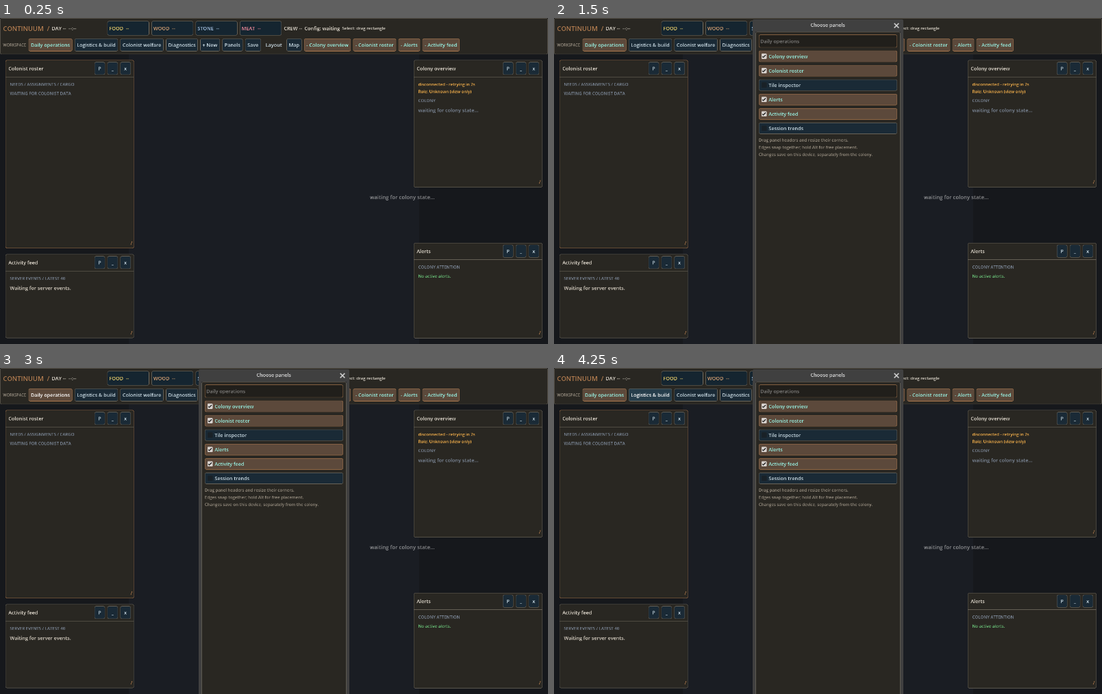
Above: before the commit, frames 1-4 (two rows, left to right).
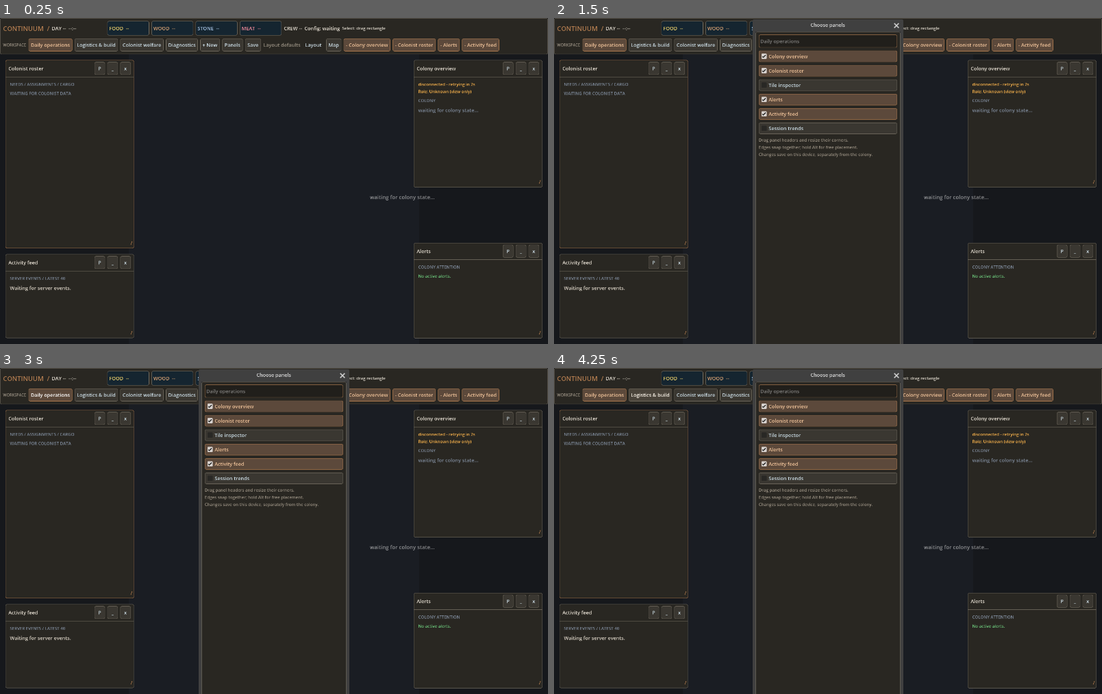
Above: after the commit, the same moments.

Repository: iMithrellas/continuum
Game: Godot game, scene res://scenes/main.tscn
Two runs of this game, one before a commit and one after it. Both use one fixed random seed, a clock stepped at 60 frames per second and the inputs below.
Inputs:
- Up to frame 1 (0.25 s): no input
- Up to frame 2 (1.5 s): click "Panels" at 0.5 s; click "+ New" at 1.25 s
- Up to frame 3 (3 s): click "+ New" at 2 s; click "Daily operations" at 2.75 s
- Up to frame 4 (4.25 s): click "Logistics & build" at 3.5 s

The runs differ from the first frame. In frame 1, 2.6% of the frame differs, in the area x 5-99%, y 6-77%; in frame 2, 3.5%; in frame 3, 3.5%; in frame 4, 3.5%.

Commit message:
fix(client): complete runtime ui scaling

Diff:
--- a/client/godot/scripts/client_settings.gd
+++ b/client/godot/scripts/client_settings.gd
@@ -10,6 +10,7 @@
 var font_size := DEFAULT_FONT_SIZE
 var server_host := ""
 var database := ""
+var last_load_status := "missing"
 
 static func path_from_args(fallback := SAVE_PATH) -> String:
 	for argument: String in OS.get_cmdline_user_args():
@@ -17,14 +18,20 @@
 			return argument.substr("--settings-file=".length())
 	return fallback
 
-func load_from(path := path_from_args()) -> bool:
+func load_from(path := path_from_args()) -> String:
 	var config := ConfigFile.new()
-	if config.load(path) != OK:
-		return true
+	var error := config.load(path)
+	if error == ERR_FILE_NOT_FOUND:
+		last_load_status = "missing"
+		return last_load_status
+	if error != OK:
+		last_load_status = "unreadable"
+		return last_load_status
 	font_size = clampi(int(config.get_value("ui", "font_size", DEFAULT_FONT_SIZE)), MIN_FONT_SIZE, MAX_FONT_SIZE)
 	server_host = _safe_string(config.get_value("server", "host", ""))
 	database = _safe_string(config.get_value("server", "database", ""))
-	return true
+	last_load_status = "loaded"
+	return last_load_status
 
 func save_to(path := path_from_args()) -> Error:
 	var config := ConfigFile.new()
--- a/client/godot/scripts/colony_map.gd
+++ b/client/godot/scripts/colony_map.gd
@@ -362,9 +362,9 @@
 		draw_rect(rect, Color("151920"))
 		draw_rect(rect, colour, false, 2.0)
 		var text := ContinuumResourceKind.parse_enum_name(stack.kind.value).left(1).to_upper()
-		var font_size := clampi(int(cell * 0.30), 8, 12)
-		draw_string(_font, rect.position + Vector2(1, rect.size.y * 0.5 + font_size * 0.35),
-				text, HORIZONTAL_ALIGNMENT_CENTER, rect.size.x - 2, font_size, colour)
+		var font_size := metrics.font(clampf(cell * 0.30, 8, 12))
+		draw_string(_font, rect.position + Vector2(metrics.px(1), rect.size.y * 0.5 + font_size * 0.35),
+				text, HORIZONTAL_ALIGNMENT_CENTER, rect.size.x - metrics.px(2), font_size, colour)
 
 
 func _draw_delivery_routes(origin: Vector2, cell: float) -> void:
--- a/client/godot/scripts/deck_theme.gd
+++ b/client/godot/scripts/deck_theme.gd
@@ -28,13 +28,13 @@
 	result.set_stylebox("panel", "PanelContainer", box(INK))
 	for type: String in ["Button", "OptionButton", "MenuButton"]:
 		for state: String in ["normal", "hover", "pressed", "disabled"]:
-			var color: Color = {"normal": Color("1a2a36"), "hover": Color("263e4c"),
+			var color: Color = {"normal": Color("3a3731"), "hover": Color("4a443b"),
 				"pressed": Color("5c493b"), "disabled": Color("332f2a")}[state]
 			result.set_stylebox(state, type, box(color, ACCENT if state == "pressed" else LINE, metrics.px(6)))
 		result.set_stylebox("focus", type, box(Color.TRANSPARENT, ACCENT, 0))
 		result.set_color("font_color", type, Color("cbdce5"))
-		result.set_color("font_hover_color", type, Color.WHITE)
-		result.set_color("font_pressed_color", type, Color("98f2e4"))
+		result.set_color("font_hover_color", type, Color("fff8ed"))
+		result.set_color("font_pressed_color", type, Color("f0c39a"))
 		result.set_color("font_disabled_color", type, Color("627782"))
 	result.set_stylebox("normal", "LineEdit", box(Color("211f1b")))
 	result.set_stylebox("focus", "LineEdit", box(Color("211f1b"), ACCENT))
--- a/client/godot/scripts/main.gd
+++ b/client/godot/scripts/main.gd
@@ -103,10 +103,11 @@
 var _speed_strip: HBoxContainer
 var _settings := ClientSettings.new()
 var _metrics := UiMetrics.new()
+var _settings_warning := ""
 
 
 func _ready() -> void:
-	_settings.load_from()
+	_settings_warning = _settings.load_from()
 	_metrics = UiMetrics.new(_settings.font_size)
 	_history = SessionHistoryModel.new()
 	theme = DeckTheme.create(_metrics)
@@ -153,6 +154,37 @@
 
 	_set_connection_text("connecting to %s / %s ..." % [_host, _database], Color("ffb74d"))
 	client.connect_db(_host, _database, options)
+
+## Menu-facing runtime API. Rebuilds theme metrics without changing server state.
+func apply_settings(settings: ClientSettings, persist := true) -> Error:
+	var previous := _metrics
+	_settings = settings
+	_metrics = UiMetrics.new(settings.font_size)
+	_apply_control_metrics(self, previous, _metrics)
+	theme = DeckTheme.create(_metrics)
+	map.metrics = _metrics
+	_history_chart.metrics = _metrics
+	workspace.apply_metrics(_metrics)
+	map.queue_redraw()
+	_history_chart.queue_redraw()
+	if persist:
+		return _settings.save_to()
+	return OK
+
+func apply_font_size(value: int, persist := true) -> Error:
+	var settings := ClientSettings.new()
+	settings.font_size = value
+	settings.server_host = _settings.server_host
+	settings.database = _settings.database
+	return apply_settings(settings, persist)
+
+func _apply_control_metrics(root: Node, old_metrics: UiMetrics, new_metrics: UiMetrics) -> void:
+	var ratio := new_metrics.scale / old_metrics.scale
+	for child: Node in root.get_children():
+		if child is Control:
+			var control := child as Control
+			control.add_theme_font_size_override("font_size", maxi(1, roundi(control.get_theme_font_size("font_size") * ratio)))
+		_apply_control_metrics(child, old_metrics, new_metrics)
 
 
 ## Apply only the authenticated sender-scoped role view. The backend remains
@@ -841,6 +873,8 @@
 	if _connection_label == null:
 		return
 	_connection_message = text
+	if _settings_warning not in ["loaded", "missing"]:
+		_connection_message += " | settings %s; defaults" % _settings_warning
 	_connection_colour = colour
 	_render_connection_role()
 
--- a/client/godot/scripts/workspace_deck.gd
+++ b/client/godot/scripts/workspace_deck.gd
@@ -25,6 +25,7 @@
 var _menu: MenuButton
 var _map: Control
 var _confirmation: ConfirmationDialog
+var _status: Label
 
 
 func setup(map_control: Control, save_path := WorkspaceLayout.SAVE_PATH, ui_metrics := UiMetrics.new()) -> void:
@@ -53,6 +54,9 @@
 	_button(workspace_row, "+ New", "Create a personal workspace", func() -> void: edit_workspace(true))
 	_button(workspace_row, "Panels", "Choose panels / rename workspace (Ctrl+F)", func() -> void: edit_workspace(false))
 	_button(workspace_row, "Save", "Save this device's layouts", save_layout)
+	_status = Label.new()
+	_status.add_theme_color_override("font_color", DeckTheme.MUTED)
+	workspace_row.add_child(_status)
 	_menu = MenuButton.new()
 	_menu.text = "Layout"
 	workspace_row.add_child(_menu)
@@ -72,6 +76,15 @@
 	_dock = HBoxContainer.new()
 	workspace_row.add_child(_dock)
 	_build_dialog()
+
+func apply_metrics(ui_metrics: UiMetrics) -> void:
+	metrics = ui_metrics
+	for window: WorkspaceWindow in windows.values():
+		window.metrics = metrics
+		window.refresh_metrics()
+	if is_instance_valid(_dialog):
+		_dialog.min_size = Vector2i(metrics.px(300), 0)
+	_apply_layout()
 
 
 func _scroll_row(parent: Node, height: float) -> HBoxContainer:
@@ -132,6 +145,8 @@
 	_ready_layout = true
 	_rebuild_navigation()
 	_apply_layout()
+	_status.text = "Layout defaults" if model.last_load_status != "loaded" else ""
+	_status.tooltip_text = "Saved layout could not be read; defaults loaded (%s)." % model.last_load_status if model.last_load_status != "loaded" else ""
 
 
 func state(key: String) -> Dictionary:
@@ -239,7 +254,7 @@
 func _apply_layout() -> void:
 	if not _ready_layout or area.size.x <= 0 or area.size.y <= 0:
 		return
-	compact = area.size.x < 760 or area.size.y < 400
+	compact = area.size.x < metrics.px(760) or area.size.y < metrics.px(400)
 	var order: Array = windows.keys()
 	order.sort_custom(func(a: String, b: String) -> bool: return int(state(a).z) < int(state(b).z))
 	if compact and (_compact_panel.is_empty() or not authorized.get(_compact_panel, false) or not state(_compact_panel).open or state(_compact_panel).minimized):
@@ -252,7 +267,7 @@
 		var saved := state(key)
 		window.visible = authorized[key] and saved.open and not saved.minimized and not map_only and (not compact or key == _compact_panel)
 		window.apply_state(saved.pinned, compact)
-		var rect := Rect2(Vector2.ZERO, area.size) if compact else WorkspaceLayout.to_pixels(saved.rect, area.size)
+		var rect := Rect2(Vector2.ZERO, area.size) if compact else WorkspaceLayout.to_pixels(saved.rect, area.size, metrics)
 		window.position = rect.position
 		window.size = rect.size
 		area.move_child(window, -1)
@@ -285,7 +300,7 @@
 	_dialog = AcceptDialog.new()
 	_dialog.title = "Workspace setup"
 	_dialog.ok_button_text = "Apply"
-	_dialog.min_size = Vector2i(300, 0)
+	_dialog.min_size = Vector2i(metrics.px(300), 0)
 	add_child(_dialog)
 	var body := VBoxContainer.new()
 	_dialog.add_child(body)
@@ -328,7 +343,7 @@
 	_sync_checks()
 	_dialog.title = "New workspace" if create else "Choose panels"
 	_dialog.get_ok_button().disabled = false
-	_dialog.popup_centered(Vector2i(mini(380, int(size.x) - 20), 0))
+	_dialog.popup_centered(Vector2i(mini(metrics.px(380), int(size.x - metrics.px(20))), 0))
 	_name_input.grab_focus()
 	_name_input.select_all()
 
--- a/client/godot/scripts/workspace_layout.gd
+++ b/client/godot/scripts/workspace_layout.gd
@@ -18,6 +18,7 @@
 
 var workspaces: Dictionary = defaults()
 var active := "daily"
+var last_load_status := "missing"
 
 
 static func panel(rect: Array, opened := true) -> Dictionary:
@@ -54,9 +55,9 @@
 	return Rect2(rect.position.clamp(Vector2.ZERO, available - extent), extent)
 
 
-static func to_pixels(values: Array, area: Vector2) -> Rect2:
+static func to_pixels(values: Array, area: Vector2, metrics := UiMetrics.new()) -> Rect2:
 	return clamp_rect(Rect2(Vector2(values[0], values[1]) * area,
-		Vector2(values[2], values[3]) * area), area)
+		Vector2(values[2], values[3]) * area), area, metrics)
 
 
 static func to_normalized(rect: Rect2, area: Vector2) -> Array:
@@ -145,12 +146,15 @@
 
 func load_from(path := SAVE_PATH) -> bool:
 	if not FileAccess.file_exists(path):
+		last_load_status = "missing"
 		return true
 	var file := FileAccess.open(path, FileAccess.READ)
 	if file == null or file.get_length() > 1048576:
+		last_load_status = "unreadable"
 		return false
 	var data: Variant = JSON.parse_string(file.get_as_text())
 	if not data is Dictionary or data.get("version") != 1 or not data.get("workspaces") is Dictionary:
+		last_load_status = "corrupt"
 		return false
 	var loaded := defaults()
 	for id: Variant in data.workspaces:
@@ -185,4 +189,5 @@
 	active = str(data.get("active", "daily"))
 	if not workspaces.has(active):
 		active = "daily"
+	last_load_status = "loaded"
 	return true
--- a/client/godot/scripts/workspace_window.gd
+++ b/client/godot/scripts/workspace_window.gd
@@ -13,6 +13,7 @@
 var titlebar: HBoxContainer
 var pin_button: Button
 var grip: Label
+var divider: ColorRect
 var scroll: ScrollContainer
 var pinned := false
 var compact := false
@@ -49,13 +50,13 @@
 	pin_button.toggle_mode = true
 	_action("_", "Minimize to dock", func() -> void: minimize_requested.emit())
 	_action("x", "Remove panel from workspace (reopen with Panels)", func() -> void: close_requested.emit())
-	var line := ColorRect.new()
-	line.color = DeckTheme.LINE
-	line.mouse_filter = Control.MOUSE_FILTER_IGNORE
-	line.set_anchors_and_offsets_preset(Control.PRESET_TOP_WIDE)
-	line.offset_top = metrics.px(44)
-	line.offset_bottom = metrics.px(45)
-	add_child(line)
+	divider = ColorRect.new()
+	divider.color = DeckTheme.LINE
+	divider.mouse_filter = Control.MOUSE_FILTER_IGNORE
+	divider.set_anchors_and_offsets_preset(Control.PRESET_TOP_WIDE)
+	divider.offset_top = metrics.px(44)
+	divider.offset_bottom = metrics.px(45)
+	add_child(divider)
 	scroll = ScrollContainer.new()
 	scroll.set_anchors_and_offsets_preset(Control.PRESET_FULL_RECT)
 	scroll.offset_left = metrics.px(12)
@@ -102,6 +103,27 @@
 	var surface := get_theme_stylebox("panel").duplicate() as StyleBoxFlat
 	surface.border_color = DeckTheme.ACCENT if value else DeckTheme.LINE
 	add_theme_stylebox_override("panel", surface)
+
+func refresh_metrics() -> void:
+	if not is_instance_valid(titlebar):
+		return
+	titlebar.offset_left = metrics.px(8)
+	titlebar.offset_right = -metrics.px(8)
+	titlebar.offset_top = metrics.px(5)
+	titlebar.offset_bottom = metrics.px(39)
+	divider.offset_top = metrics.px(44)
+	divider.offset_bottom = metrics.px(45)
+	scroll.offset_left = metrics.px(12)
+	scroll.offset_right = -metrics.px(12)
+	scroll.offset_top = metrics.px(56)
+	scroll.offset_bottom = -metrics.px(18)
+	grip.offset_left = -metrics.px(26)
+	grip.offset_top = -metrics.px(24)
+	grip.offset_right = -metrics.px(3)
+	grip.offset_bottom = -metrics.px(2)
+	for child: Node in titlebar.get_children():
+		if child is Button:
+			child.custom_minimum_size = metrics.min_size(28, 30)
 
 
 func apply_state(is_pinned: bool, is_compact: bool) -> void:
--- a/client/godot/tools/ui_scale_test.gd
+++ b/client/godot/tools/ui_scale_test.gd
@@ -18,6 +18,15 @@
 	assert(Metrics.new(Settings.MAX_FONT_SIZE).font(13) == Settings.MAX_FONT_SIZE)
 	assert(Metrics.new(13).min_size(280, 180) == Vector2(280, 180))
 	assert(Metrics.new(24).min_size(280, 180).x > Layout.MIN_SIZE.x)
+	var large := Metrics.new(24)
+	assert(Layout.to_pixels([0.5, 0.5, 0.01, 0.01], Vector2(1600, 900), large).size == large.min_size(280, 180))
+	var corrupt := path + ".bad"
+	var bad_file := FileAccess.open(corrupt, FileAccess.WRITE)
+	bad_file.store_string("[broken")
+	bad_file.close()
+	var bad := Settings.new()
+	assert(bad.load_from(corrupt) == "unreadable")
 	DirAccess.remove_absolute(ProjectSettings.globalize_path(path))
+	DirAccess.remove_absolute(ProjectSettings.globalize_path(corrupt))
 	print("UI_SCALE_PASS persisted bounds reference metrics minima")
 	quit(0)
--- a/client/godot/tools/workspace_test.gd
+++ b/client/godot/tools/workspace_test.gd
@@ -102,6 +102,11 @@
 		deck.add_panel(key)
 	deck.finish_setup()
 	await get_tree().process_frame
+	deck.apply_metrics(UiMetrics.new(24))
+	_assert(deck.metrics.base_font_size == 24 and deck.windows["people"].metrics.base_font_size == 24,
+		"runtime metric application reaches the deck and every window")
+	_assert(deck._dialog.min_size.x >= 550, "workspace dialog minimum scales with runtime metrics")
+	deck.apply_metrics(UiMetrics.new(13))
 	map.input_blocked = deck.blocks_map_input
 	_assert(deck.windows.size() == 8 and deck.authorized.size() == 8, "manager creates all actual game panels")
 	var active := deck.model.active
